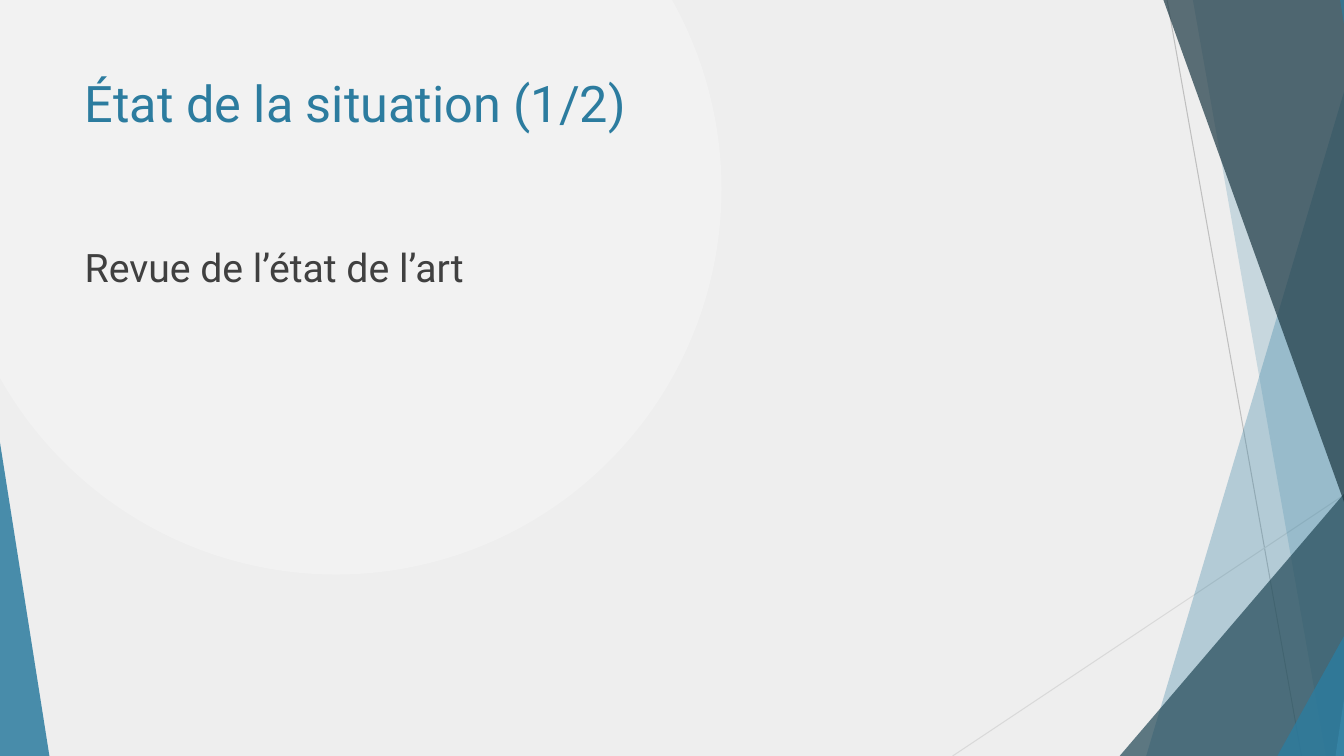
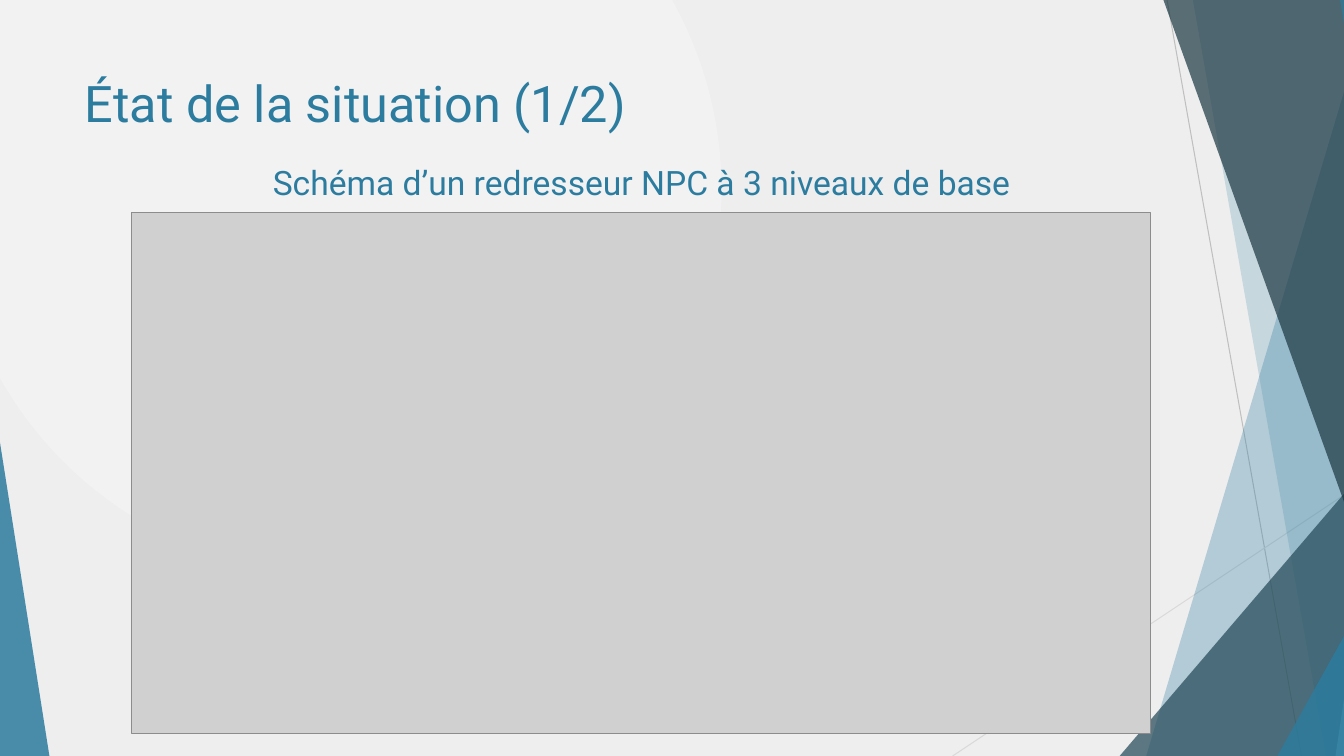
Before and after one commit to danthib76/DesignIV, a slide deck: slide 16 of Remise/Remise 1/Presentation_Remise_1.pptx. Drawn at 1344x756 pixels with LibreOffice and Linux fonts; fonts in the diff are those of the drawing; grey boxes stand for pictures. Boxes give left, top, right and bottom in pixels: in the first picture for what was removed or moved away, otherwise in the second. Text is boxed around its words. In the diff, an @@ line names an element or a change of style, - is before the commit and + after.

Commit message:
Ajout des images que DAN A FLUSHER !

```diff
--- a/Remise/Remise 1/Presentation_Remise_1.pptx
+++ b/Remise/Remise 1/Presentation_Remise_1.pptx
@@ text added at [273, 169, 1010, 196], 24 pt, text #2C7C9F @@
+Schéma d’un redresseur NPC à 3 niveaux de base
@@ picture added at [132, 213, 1151, 733] @@
@@ text removed at [85, 252, 464, 283] @@
-Revue de l’état de l’art
```
Also in this commit, not shown: 6 other slides changed.
